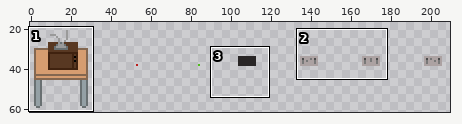
A sprite sheet gets an edit: sprites/stations/television/crappy/ns.png. The picture above shows the old version from afar; the outline marks the close-up.
Close-up. Before the edit:
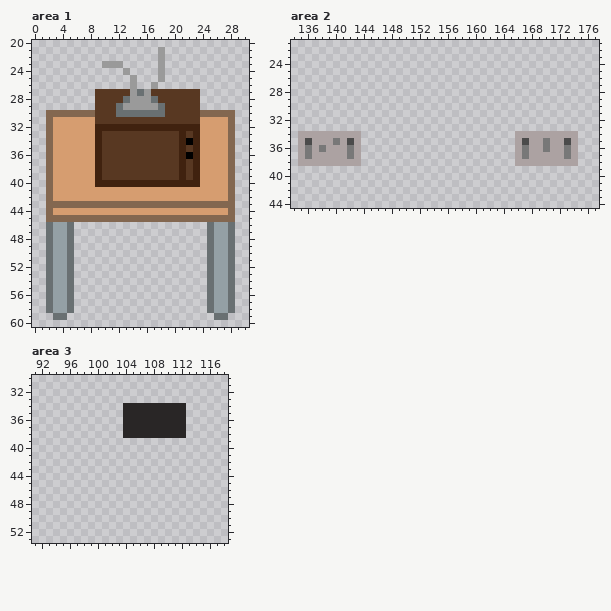
The file is 217x62 pixels. Shown: area 1: x 0..30, y 20..60; area 2: x 134..177, y 21..44; area 3: x 91..118, y 30..53. The wide view leaves out empty margins. The commit also changed other parts of the picture, which this record leaves out.
The same view after the edit:
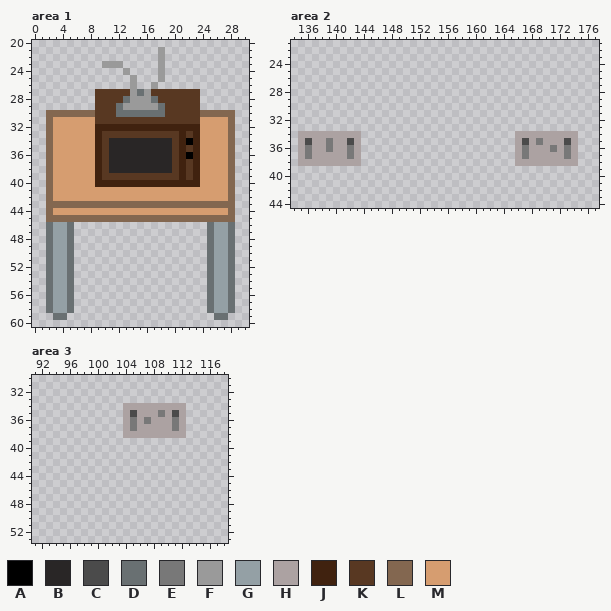
Palette (. is transparent): A #000000  B #292626  C #4b4b4b  D #697072  E #787878  F #9a9a9a  G #94a0a5  H #aca2a2  J #40220f  K #583822  L #836750  M #d69d70
What changed:
--- area 1
@@ x 9..21 @@
 33 JKKKKKKKKKKKJ
-34 JKKKKKKKKKKKJ
-35 JKKKKKKKKKKKJ
-36 JKKKKKKKKKKKJ
-37 JKKKKKKKKKKKJ
-38 JKKKKKKKKKKKJ
+34 JKBBBBBBBBBKJ
+35 JKBBBBBBBBBKJ
+36 JKBBBBBBBBBKJ
+37 JKBBBBBBBBBKJ
+38 JKBBBBBBBBBKJ
 39 JKKKKKKKKKKKJ
--- area 2
@@ x 134..177 @@
 34 .HHHHHHHHH......................HHHHHHHHH...
-35 .HCHHHEHCH......................HCHHEHHCH...
-36 .HEHEHHHEH......................HEHHEHHEH...
+35 .HCHHEHHCH......................HCHEHHHCH...
+36 .HEHHEHHEH......................HEHHHEHEH...
 37 .HEHHHHHEH......................HEHHHHHEH...
--- area 3
@@ x 102..114 @@
 33 .............
-34 ..BBBBBBBBB..
-35 ..BBBBBBBBB..
-36 ..BBBBBBBBB..
-37 ..BBBBBBBBB..
-38 ..BBBBBBBBB..
+34 ..HHHHHHHHH..
+35 ..HCHHHEHCH..
+36 ..HEHEHHHEH..
+37 ..HEHHHHHEH..
+38 ..HHHHHHHHH..
 39 .............
